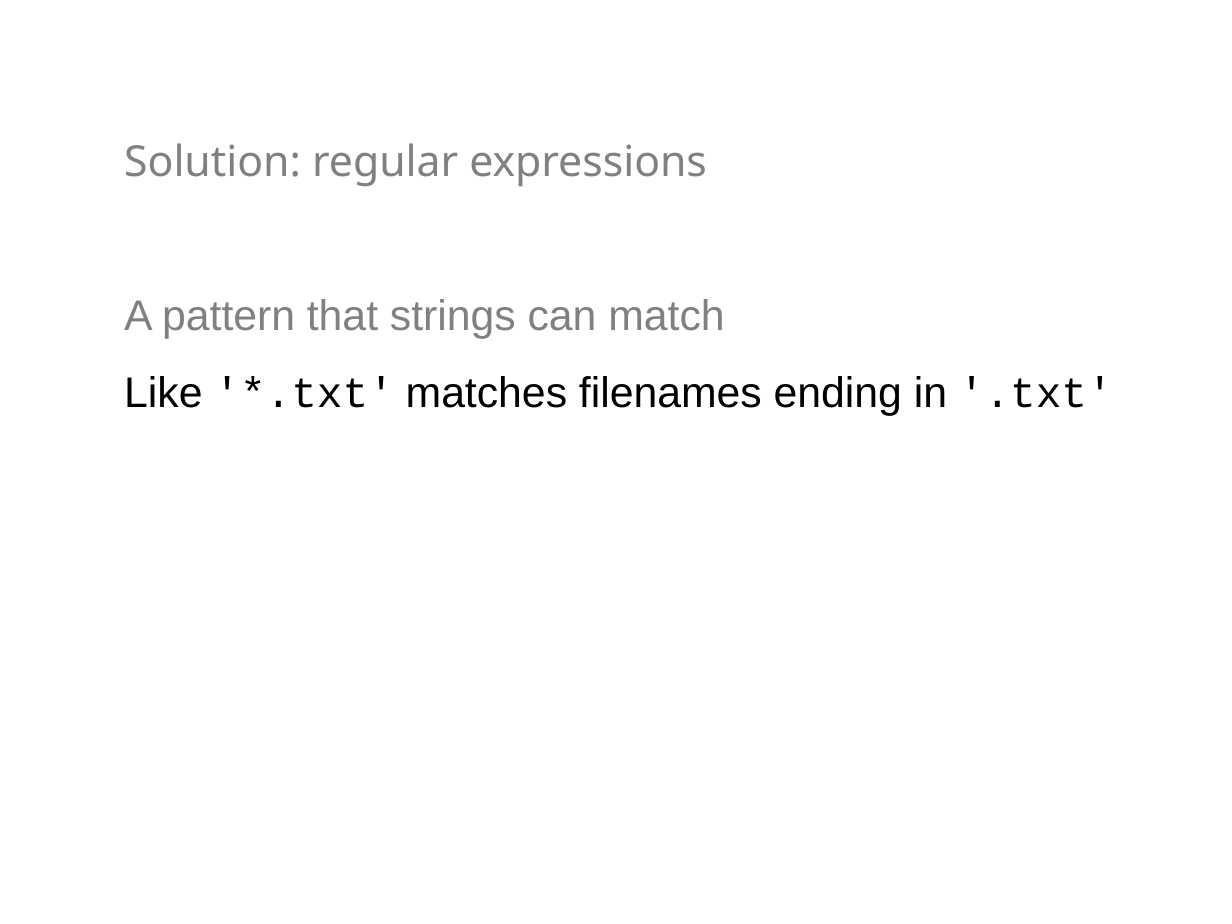
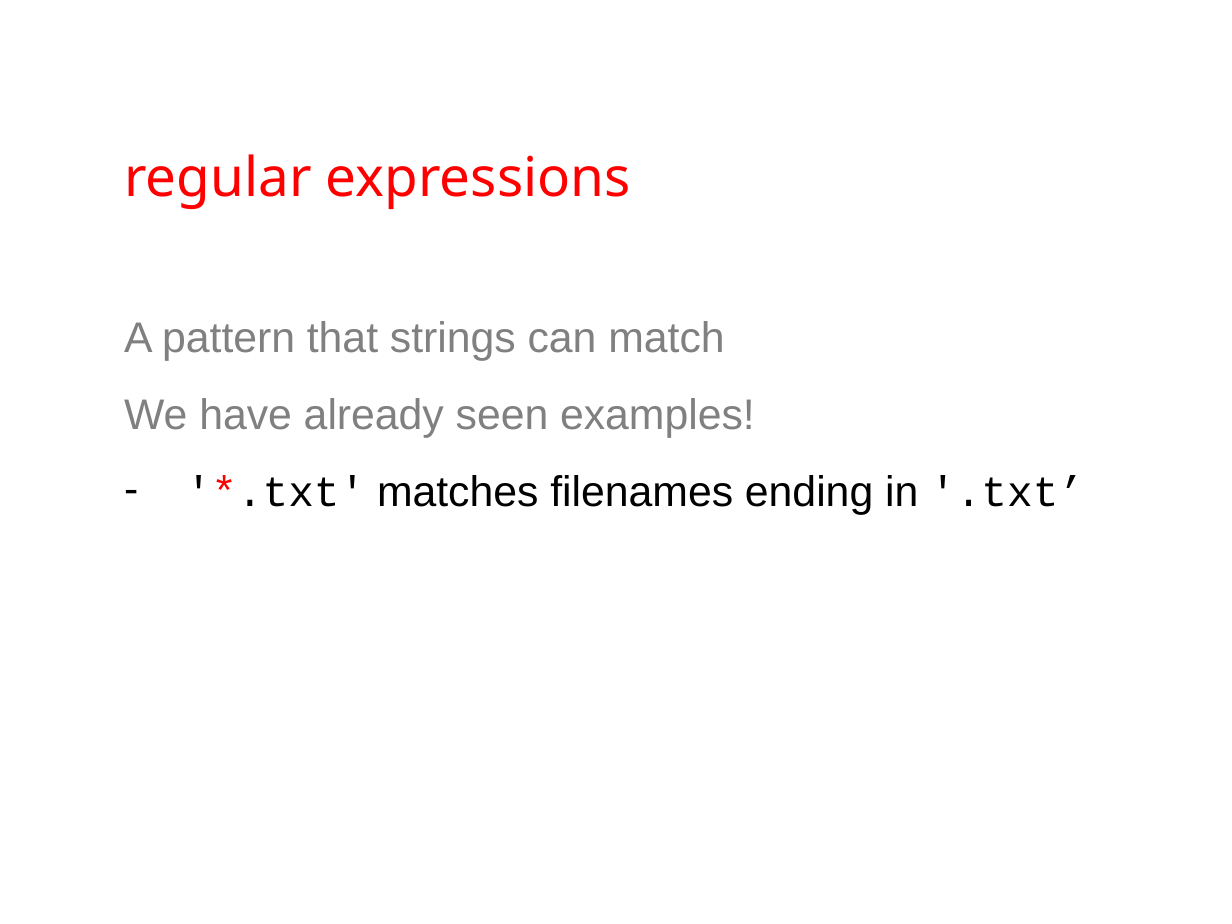
Before and after one commit to swcarpentry/DEPRECATED-boot-camps, a slide deck: slide 3 of regex/RegExEJM.pptx. Drawn at 1232x924 pixels with LibreOffice and Linux fonts; fonts in the diff are those of the drawing. Boxes give left, top, right and bottom in pixels: in the first picture for what was removed or moved away, otherwise in the second. Text is boxed around its words. In the diff, an @@ line names an element or a change of style, - is before the commit and + after.

```diff
--- a/regex/RegExEJM.pptx
+++ b/regex/RegExEJM.pptx
@@ text at bbox=[124, 154, 631, 209]: text changed; size 25 to 32 pt; text colour #808080 to #FF0000 @@
-Solution: regular expressions
+regular expressions
@@ text at bbox=[124, 398, 1084, 515]: text changed @@
-Like '*.txt' matches filenames ending in '.txt'
+We have already seen examples!
+– '*.txt' matches filenames ending in '.txt’
```
Also in this commit, not shown: 5 other slides changed, 2 slides added, 2 other files.
